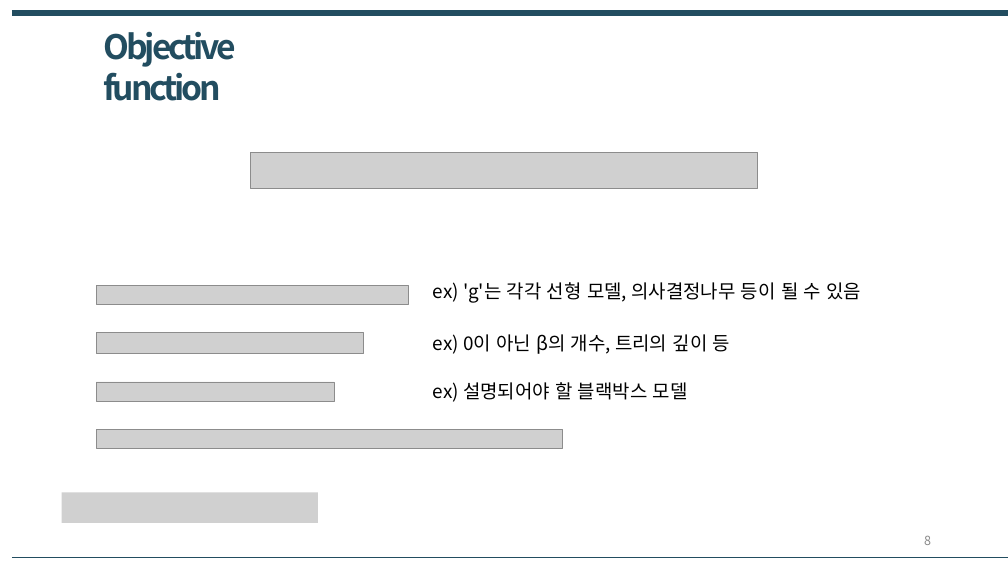
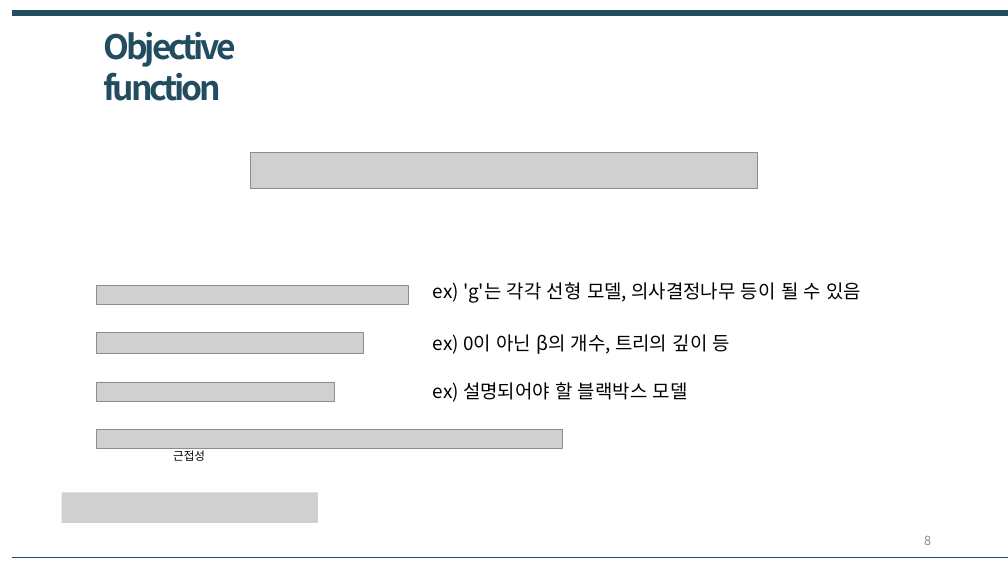
Before and after one commit to mosePark/TIL, a slide deck: slide 8 of lab-seminar/LIME/4월 9일 랩세미나 발표 자료.pptx. Drawn at 1008x567 pixels with LibreOffice and Linux fonts; fonts in the diff are those of the drawing; grey boxes stand for pictures. Boxes give left, top, right and bottom in pixels: in the first picture for what was removed or moved away, otherwise in the second. Text is boxed around its words. In the diff, an @@ line names an element or a change of style, - is before the commit and + after.

```diff
--- a/lab-seminar/LIME/4월 9일 랩세미나 발표 자료.pptx
+++ b/lab-seminar/LIME/4월 9일 랩세미나 발표 자료.pptx
@@ text added at [173, 448, 205, 461], 11 pt, text #000000 @@
+근접성
```
Also in this commit, not shown: 6 slides added, 1 slide removed, 1 other file.
